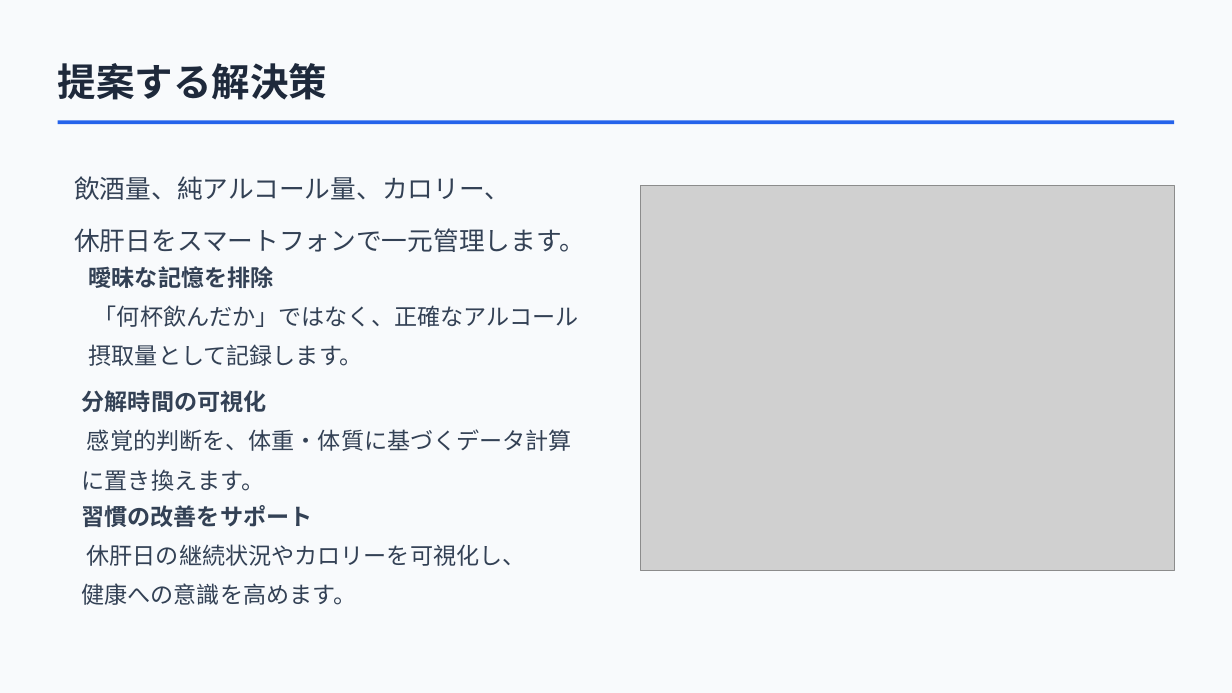
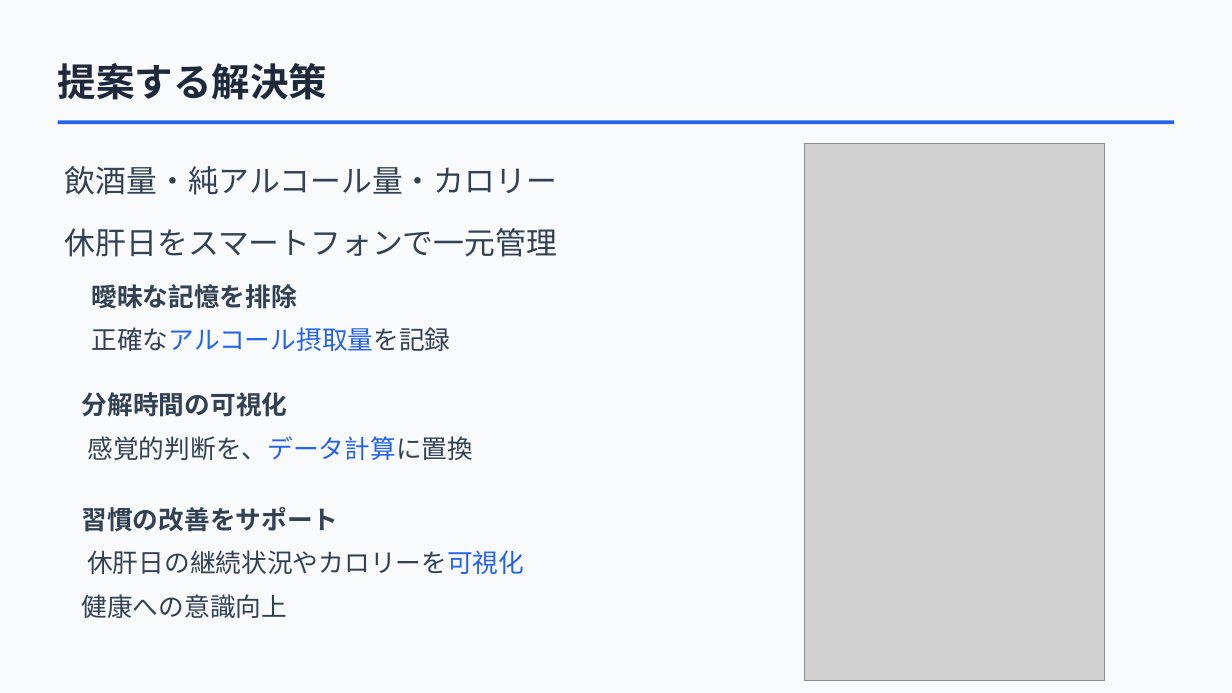
Before and after one commit to Hoshi0529/mobile-training, a slide deck: slide 3 of アルコールレコード 提案資料.pptx. Drawn at 1232x693 pixels with LibreOffice and Linux fonts; fonts in the diff are those of the drawing; grey boxes stand for pictures; background and template pictures are left out. Boxes give left, top, right and bottom in pixels: in the first picture for what was removed or moved away, otherwise in the second. Text is boxed around its words. In the diff, an @@ line names an element or a change of style, - is before the commit and + after.

```diff
--- a/アルコールレコード 提案資料.pptx
+++ b/アルコールレコード 提案資料.pptx
@@ picture added at (805,143,1105,680) @@
@@ text at (65,166,557,257): text changed; size 20 to 24 pt @@
-飲酒量、純アルコール量、カロリー、
-休肝日をスマートフォンで一元管理します。
+飲酒量・純アルコール量・カロリー
+休肝日をスマートフォンで一元管理
@@ picture removed at (640,186,1175,571) @@
@@ text at (91,284,450,351): text changed; size 18 to 20 pt @@
-曖昧な記憶を排除
-「何杯飲んだか」ではなく、正確なアルコール摂取量として記録します。
+曖昧な記憶を排除
+正確なアルコール摂取量を記録
@@ text at (82,392,474,460): text changed; size 18 to 20 pt @@
-分解時間の可視化
-感覚的判断を、体重・体質に基づくデータ計算に置き換えます。
+分解時間の可視化
+感覚的判断を、データ計算に置換
@@ text at (81,507,524,618): text changed; size 18 to 20 pt @@
-習慣の改善をサポート
-休肝日の継続状況やカロリーを可視化し、健康への意識を高めます。
+習慣の改善をサポート
+休肝日の継続状況やカロリーを可視化
+健康への意識向上
```
Also in this commit, not shown: 11 other slides changed, 1 slide added, 1 slide removed.
